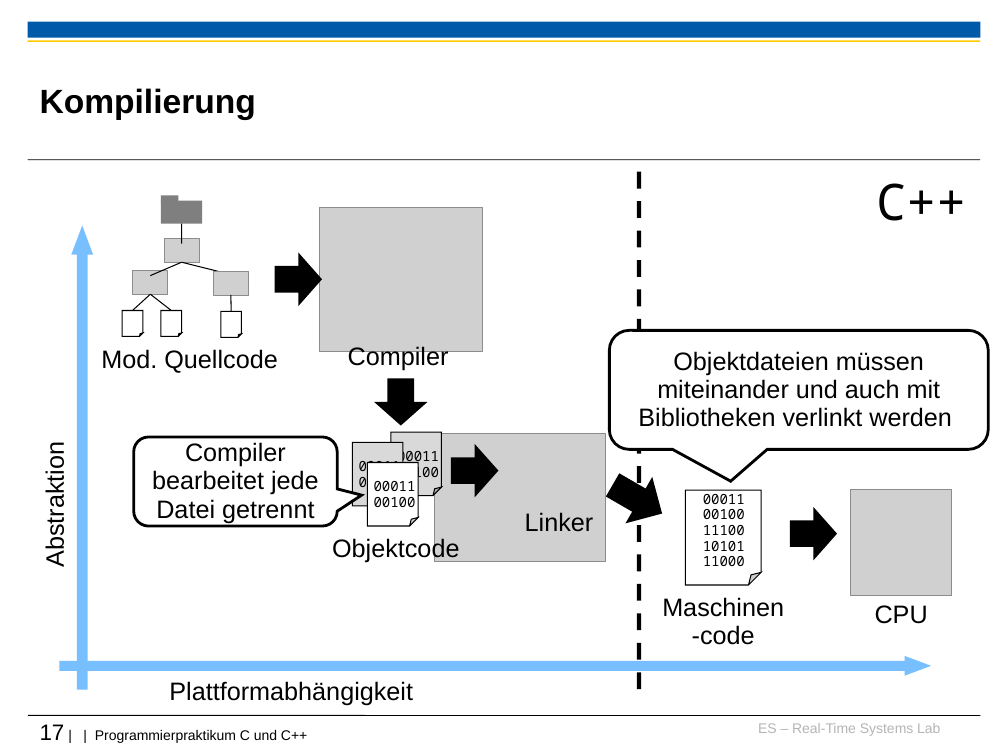
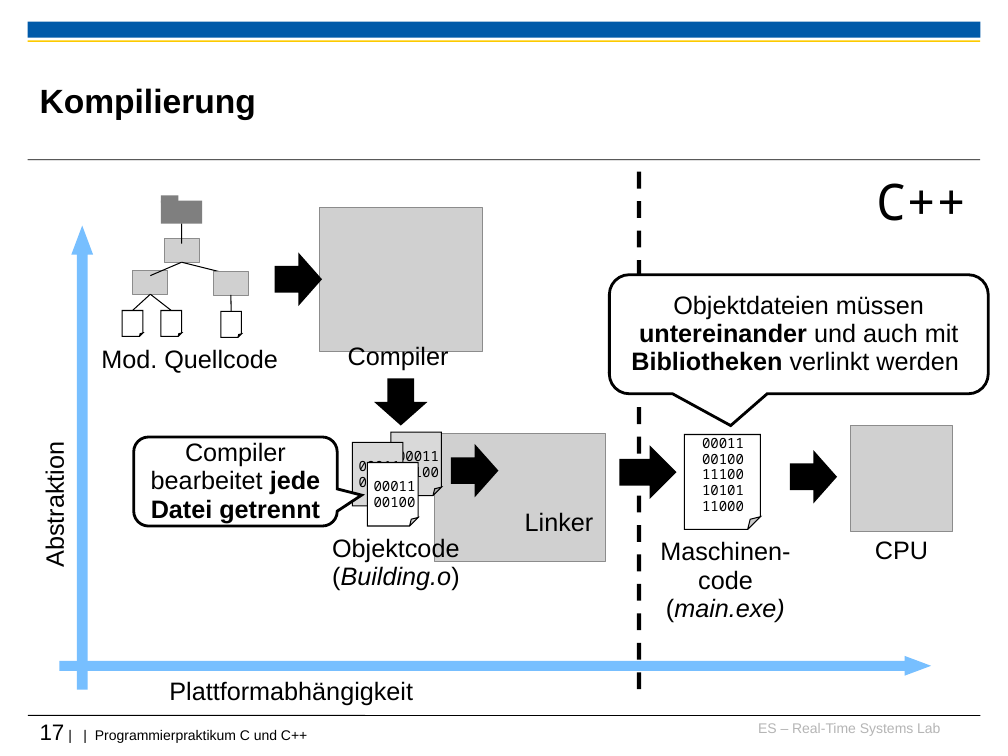
Before and after one commit to h82k/tud-cppp, a slide deck: slide 17 of Vorlesung/1 Einführung_F19.ppt. Drawn at 1008x756 pixels with LibreOffice and Linux fonts; fonts in the diff are those of the drawing; grey boxes stand for pictures; background and template pictures are left out. Boxes give left, top, right and bottom in pixels: in the first picture for what was removed or moved away, otherwise in the second. Text is boxed around its words. In the diff, an @@ line names an element or a change of style, - is before the commit and + after.

```diff
--- a/Vorlesung/1 Einführung_F19.ppt
+++ b/Vorlesung/1 Einführung_F19.ppt
@@ text in rounded speech box at bbox=[631, 295, 959, 371]: text changed @@
-Objektdateien müssen miteinander und auch mit Bibliotheken verlinkt werden
+Objektdateien müssen untereinander und auch mit Bibliotheken verlinkt werden
@@ rounded speech box "Compiler bearbeitet jede Datei getrennt" at bbox=[134, 437, 338, 526]: bold on in "jede Datei getrennt" @@
@@ right arrow at bbox=[619, 446, 676, 499]: proportions changed; rotation 30 to 0 degrees @@
@@ picture: place and size @@
-picture at bbox=[851, 489, 953, 596]
+picture at bbox=[851, 425, 953, 532]
@@ 1 text, 1 rounded speech box, 1 folded corner, 1 right arrow: place and size @@
-1 text, 1 rounded speech box, 1 folded corner, 1 right arrow at bbox=[610, 331, 989, 585]
+1 text, 1 rounded speech box, 1 folded corner, 1 right arrow at bbox=[610, 275, 989, 529]
@@ text "CPU": place and size @@
-text "CPU" at bbox=[875, 605, 928, 624]
+text "CPU" at bbox=[875, 541, 928, 560]
@@ text at bbox=[332, 566, 459, 591]: paragraph added @@
+(Building.o)
@@ text at bbox=[660, 541, 790, 622]: text changed @@
-Maschinen-code
+Maschinen-code (main.exe)
```
Also in this commit, not shown: 8 other slides changed.
